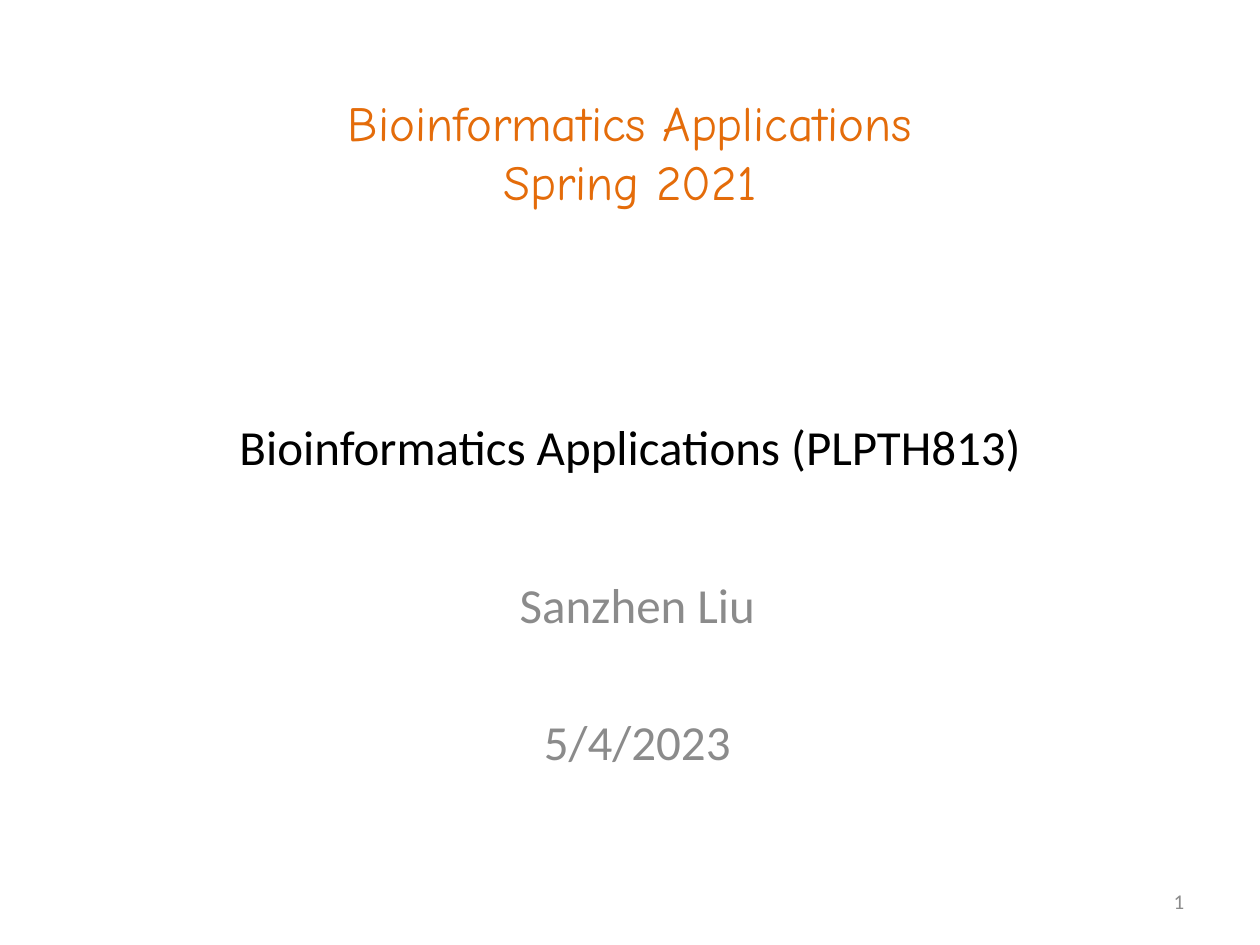
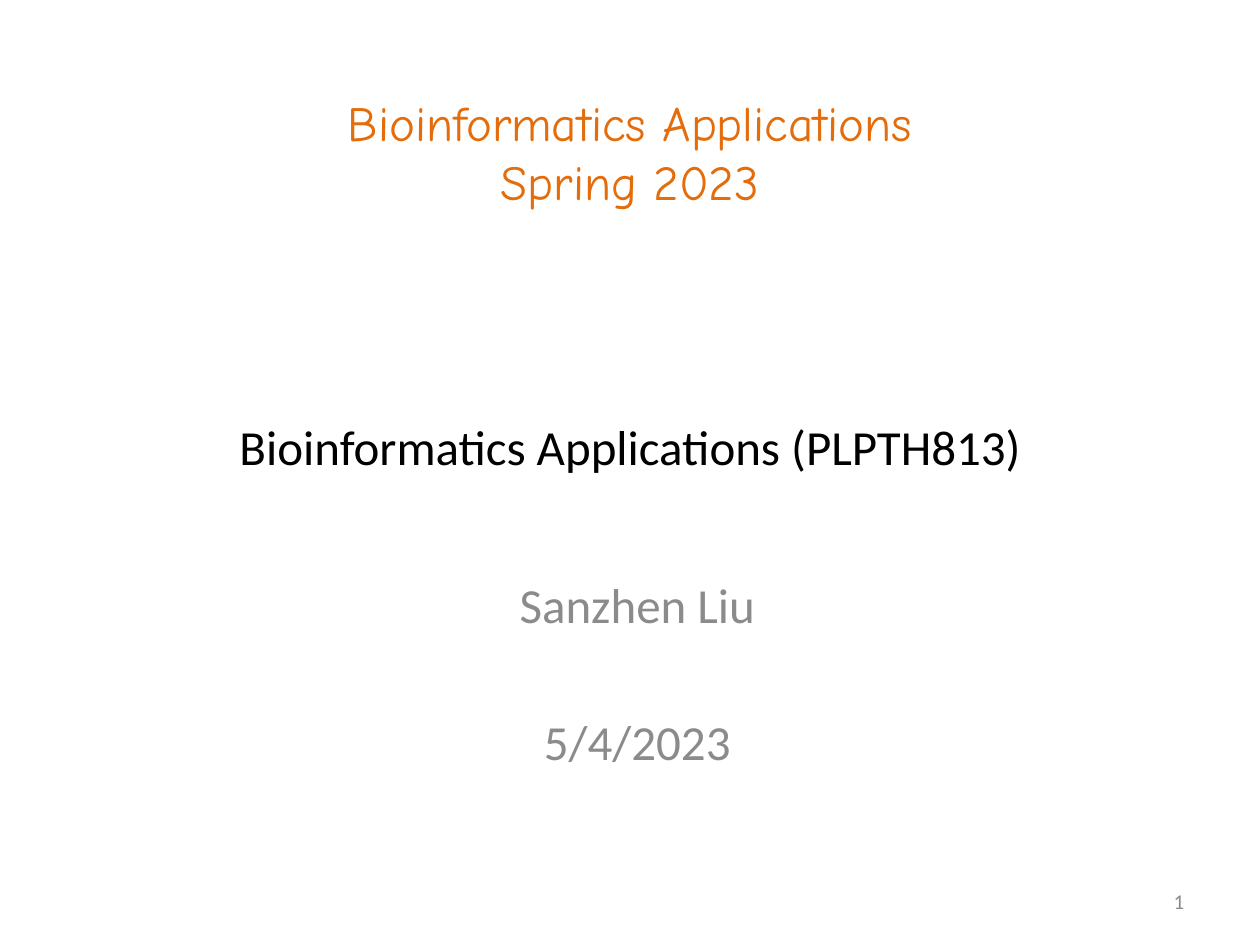
Before and after one commit to liu3zhenlab/teaching, a slide deck: slide 1 of PLPTH813Bioinformatis/2023/lectures/lecture18_closing.pptx. Drawn at 1260x945 pixels with LibreOffice and Linux fonts; fonts in the diff are those of the drawing. Boxes give left, top, right and bottom in pixels: in the first picture for what was removed or moved away, otherwise in the second. Text is boxed around its words. In the diff, an @@ line names an element or a change of style, - is before the commit and + after.

```diff
--- a/PLPTH813Bioinformatis/2023/lectures/lecture18_closing.pptx
+++ b/PLPTH813Bioinformatis/2023/lectures/lecture18_closing.pptx
@@ text at (348, 107, 912, 210): text changed @@
-Bioinformatics Applications
-Spring 2021
+Bioinformatics Applications
+Spring 2023
```
Also in this commit, not shown: 1 other slide changed, 1 slide added, 1 slide removed, 1 other file.
